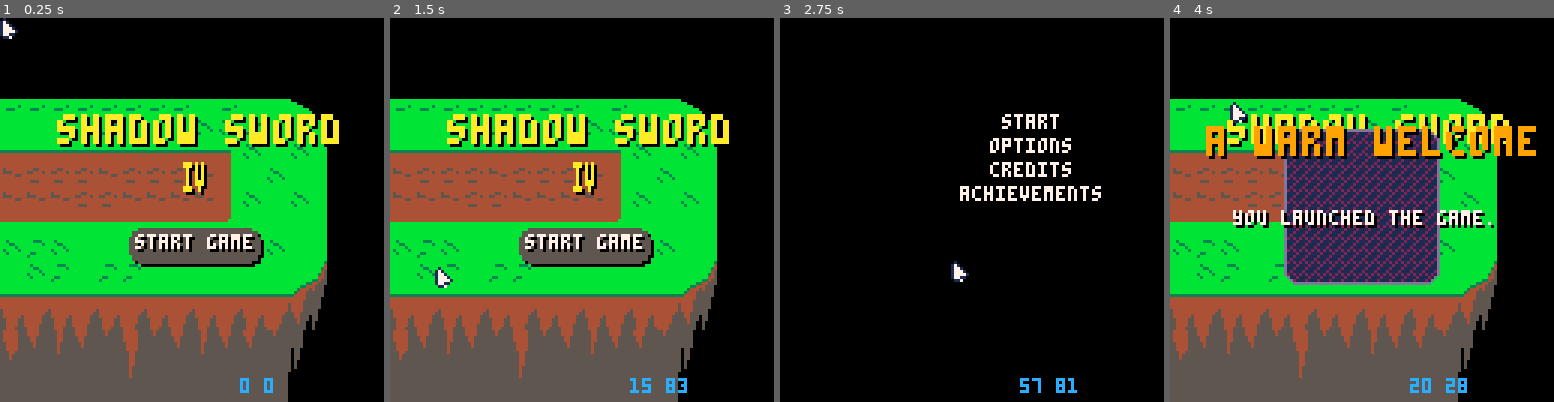
Above: before the commit, frames 1-4 (left to right).
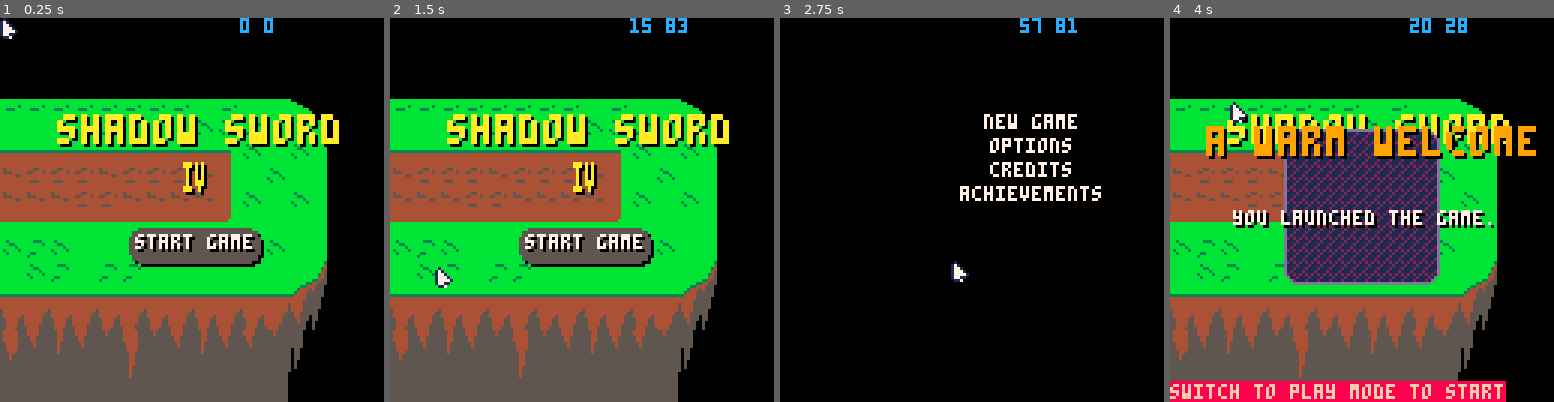
Above: after the commit, the same moments.

Repository: Mastoast/LDJam58
Game: PICO-8 cartridge ldjam58.p8
Two runs of this game, one before a commit and one after it. Both use one fixed random seed, a clock stepped at 60 frames per second and the inputs below.
Inputs (mouse positions are in pixels of both pictures, inside the frame that each line leads up to):
- Up to frame 1 (0.25 s): no input
- Up to frame 2 (1.5 s): tap X (X key) at 0.33, 1.07 s; click (670, 121) at 0.67 s; tap O (Z key) at 0.7 s; click (436, 267) at 1.22 s
- Up to frame 3 (2.75 s): tap O (Z key) at 1.7, 2.1, 2.5 s; click (887, 114) at 1.77 s; tap X (X key) at 1.85 s; click (952, 259) at 2.32 s
- Up to frame 4 (4 s): click (1404, 106) at 2.87 s; tap O (Z key) at 2.9, 3.3, 3.7 s; tap X (X key) at 2.97 s; click (1465, 256) at 3.42 s; click (1231, 102) at 3.97 s

The runs differ from the first frame. In frame 1, 0.3% of the frame differs, in the area x 62-72%, y 0-98%; in frame 2, 0.5%; in frame 3, 1.0%; in frame 4, 5.1%, in the area x 0-88%, y 0-100%.

Commit message:
Add notifs

Diff:
--- a/main.lua
+++ b/main.lua
@@ -23,7 +23,8 @@
     mode_list = {
         normal = {tile = 16},
         lumberjack = {tile = 48},
-        boot = {tile = 32}
+        boot = {tile = 32},
+        play = {tile = 16, locked = true}
     }
     tday = {}
     bday = {}
@@ -49,7 +50,7 @@
 end
 
 --[[ TODO
-- start gameplay
+- start gameplay + unlock condition
 - better achievement popup w/ effects
 - better achievement popup from menu
 - blindmode inform player better
@@ -155,7 +156,7 @@
     if gstate == 2 then draw_popup() end
     mouse:draw()
     printable = stat(32).." "..stat(33)
-    print(printable, cam.x + 80, cam.y + 120, -4)
+    print(printable, cam.x + 80, cam.y, -4)
 end
 
 -- UTILS
--- a/menu.lua
+++ b/menu.lua
@@ -37,7 +37,7 @@
 function init_main_menu()
     local x, y = main_menu.x + 0, main_menu.y + 0
     local start = create(text, 64, 32)
-    start.text = "start"
+    start.text = "new game"
     start.is_centered = true
     start:init()
     start.on_click = start_game
@@ -220,7 +220,6 @@
     normal_checkbox.on_click = switch_mode
     normal_checkbox.mode = "normal"
 
-   -- lumberjack.on_click =
     local lumberjack = create(text, x + 64, y + 42)
     lumberjack.text = "lumberjack mode"
     lumberjack.is_centered = true
@@ -238,7 +237,16 @@
     local boot_checkbox = create(checkbox_mode, boot.x  - 40, boot.y-1)
     boot_checkbox.on_click = switch_mode
     boot_checkbox.mode = "boot"
-   -- boot.on_click =
+
+    local play = create(text, x + 64, y + 62)
+    play.text = "play mode"
+    play.is_centered = true
+    play:init()
+    play.selectable = false
+    local play_cb = create(checkbox_mode, play.x  - 40, play.y-1)
+    play_cb.on_click = switch_mode
+    play_cb.mode = "play"
+
     --
     local bckbtn = create(text, x, y)
     bckbtn.hit_w = 128
@@ -294,13 +302,25 @@
 end
 
 function switch_mode(self)
-    mode = self.mode
+    if mode_list[self.mode].locked then
+        local n = create(notif, 0, 0)
+        n.text = "get 20 achievements to unlock"
+        click_error()
+    else
+        mode = self.mode
+    end
 end
 
 function on_date_change()
     if tday.year.value == bday.year.value then
         printh(tday.year.value)
     end
+end
+
+function click_error()
+    psfx("error1")
+    spawn_particles(5, 3, cam.x + stat(32), cam.y + stat(33), 2)
+    shake = 3
 end
 -- access menus
 
@@ -366,9 +386,9 @@
 end
 
 function start_game(self)
-    psfx("error1")
-    spawn_particles(5, 3, cam.x + stat(32), cam.y + stat(33), 2)
-    shake = 3
+    local txt = create(notif, cam.x + stat(32) + 5, cam.y + stat(33) - 5)
+    txt.text = "switch to play mode to start"
+    click_error()
     unlock_badge("start1")
 end
 
--- a/objects.lua
+++ b/objects.lua
@@ -56,7 +56,7 @@
     self.hit_h = 8 + self.margin*2
     self.hit_w = #self.text*4 + self.margin*2
     if self.is_centered then
-        self.hit_x = - (#self.text)*2
+        --self.hit_x = - (#self.text)*2
     end
     self.hit_y = -2
 end
@@ -89,8 +89,10 @@
 
 checkbox_mode = new_type(64)
 checkbox_mode.color = 7
+checkbox_mode.sc = 5
 function checkbox_mode.draw(self)
-    rect(self.x, self.y, self.x + self.hit_w-1, self.y + self.hit_h-1, self.color)
+    local color = mode_list[self.mode].locked and self.sc or self.color
+    rect(self.x, self.y, self.x + self.hit_w-1, self.y + self.hit_h-1, color)
     if self.mode == mode then
         spr(self.spr, self.x, self.y)
     end
@@ -208,6 +210,23 @@
     on_date_change()
 end
 
+notif = new_type(0)
+notif.text = ""
+notif.c = 15
+notif.sc = 9
+notif.l = 140
+
+function notif.update(self)
+    self.l -= 1
+    if self.l <= 0 then
+        del(objects, self)
+    end
+end
+
+function notif.draw(self)
+    print("\#8\^#"..self.text, cam.x, cam.y + 122, self.c)
+end
+
 -- PARTICLES
 particles = {}
 
